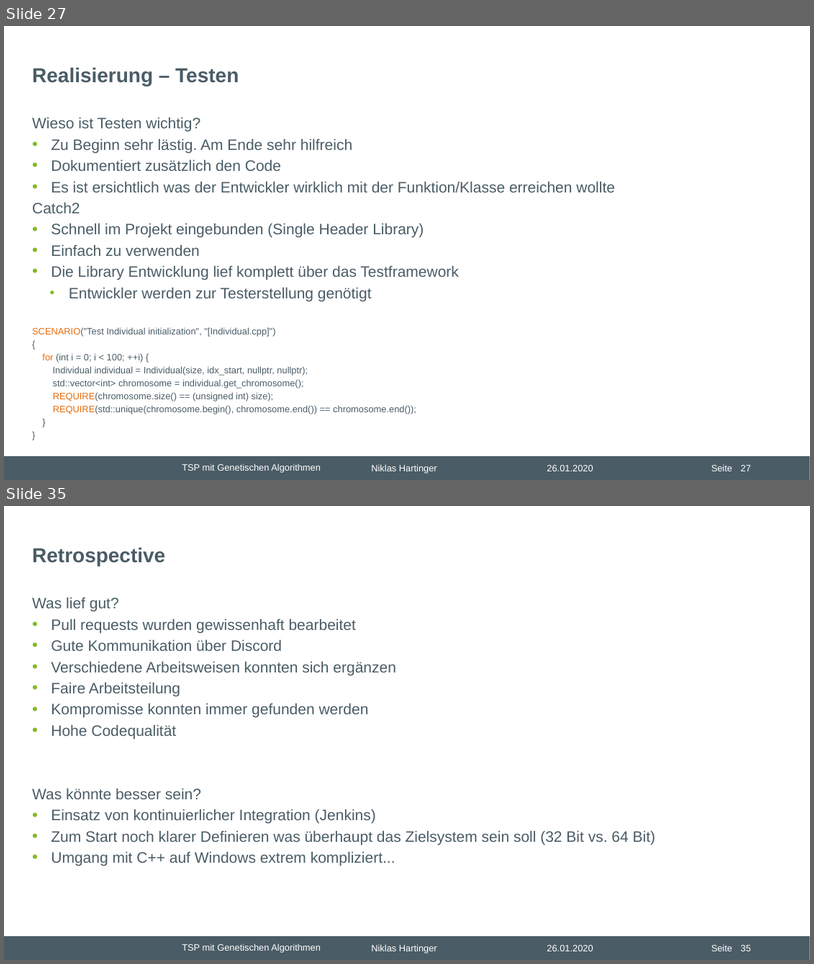
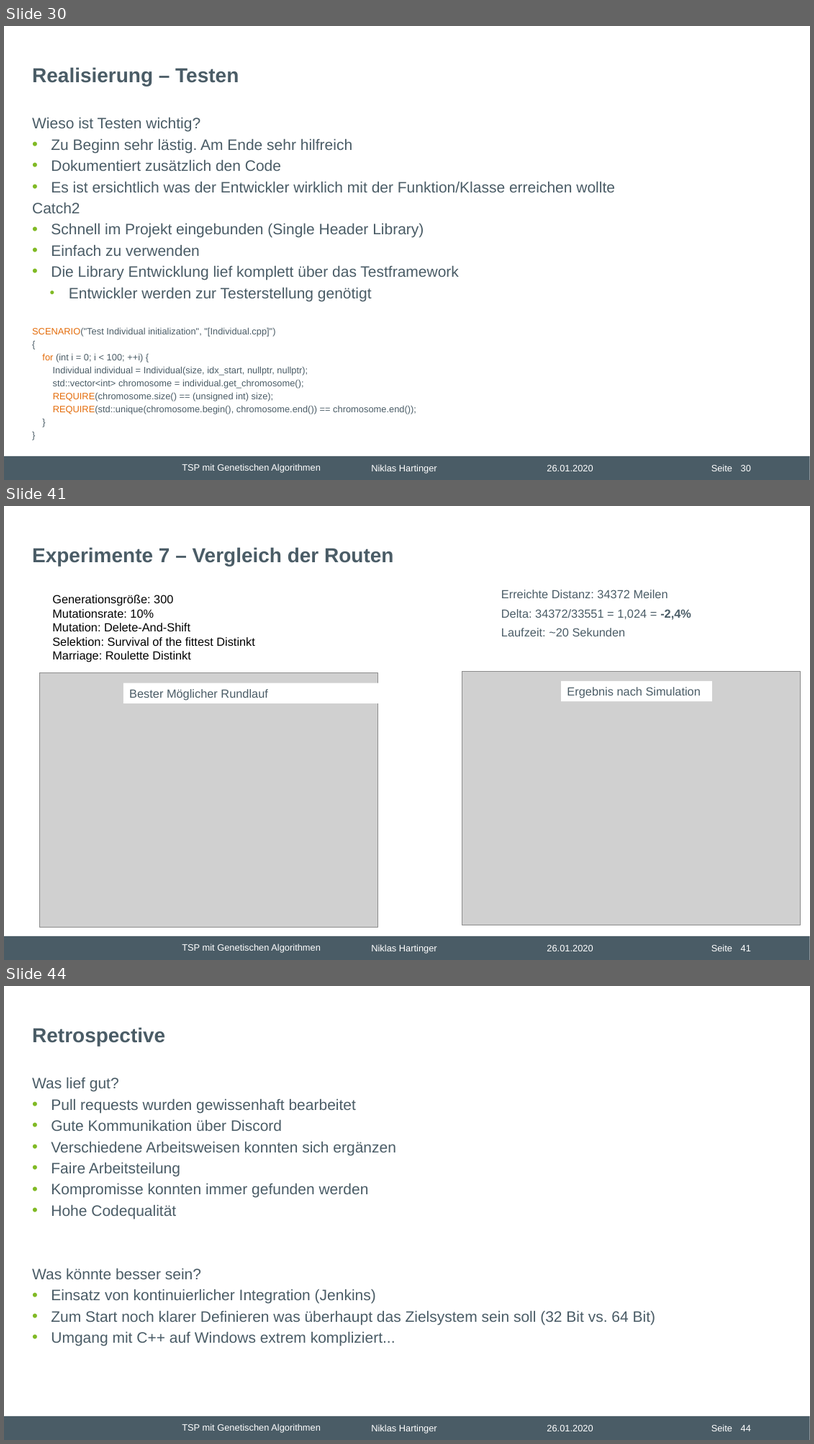
Before and after one commit to nhrt/Genetic-Algorithms, a slide deck: Projektvortrag/Präsentation Projektvortrag.pptx. Shown one above the other, each under a label of ours: slides 27 and 35 before the commit, slides 30, 41 and 44 after it; the slides between them are not shown. The pictures are 814x964 and 814x1444 pixels, drawn with LibreOffice and Linux fonts; fonts in the diff are those of the drawing; grey boxes stand for pictures; background and template pictures are left out. Boxes give left, top, right and bottom in pixels: in the first picture for what was removed or moved away, otherwise in the second. Text is boxed around its words. In the diff, an @@ line names an element or a change of style, - is before the commit and + after.

```diff
--- a/Projektvortrag/Präsentation Projektvortrag.pptx
+++ b/Projektvortrag/Präsentation Projektvortrag.pptx
@@ slide 41 added at [4,506,810,960], background #FFFFFF; not listed: 6 template elements that a slide beside it also shows @@
@@ title added at [32,547,394,566], 24 pt, text #4A5C66, bold @@
+Experimente 7 – Vergleich der Routen
@@ text added at [502,590,692,636], 14 pt, text #4A5C66 @@
+Erreichte Distanz: 34372 Meilen
+Delta: 34372/33551 = 1,024 = -2,4%
+Laufzeit: ~20 Sekunden
@@ text added at [52,595,255,662], 14 pt, text #000000 @@
+Generationsgröße: 300
+Mutationsrate: 10%
+Mutation: Delete-And-Shift
+Selektion: Survival of the fittest Distinkt
+Marriage: Roulette Distinkt
@@ picture added at [40,673,378,927] @@
@@ picture added at [462,671,801,925] @@
@@ rectangle added at [124,682,432,703], fill #FFFFFF, 14 pt, text #4A5C66 @@
+Bester Möglicher Rundlauf
@@ rectangle added at [562,681,713,701], fill #FFFFFF, 14 pt, text #4A5C66 @@
+Ergebnis nach Simulation
@@ what was slide 27 is now slide 30 @@
@@ page number at [741,464,751,471]: text changed @@
-27
+30
@@ what was slide 35 is now slide 44 @@
@@ page number at [741,1424,751,1431]: text changed @@
-35
+44
```
Also in this commit, not shown: 12 slides changed, 16 other slides added, 6 slides removed, 14 other files.
